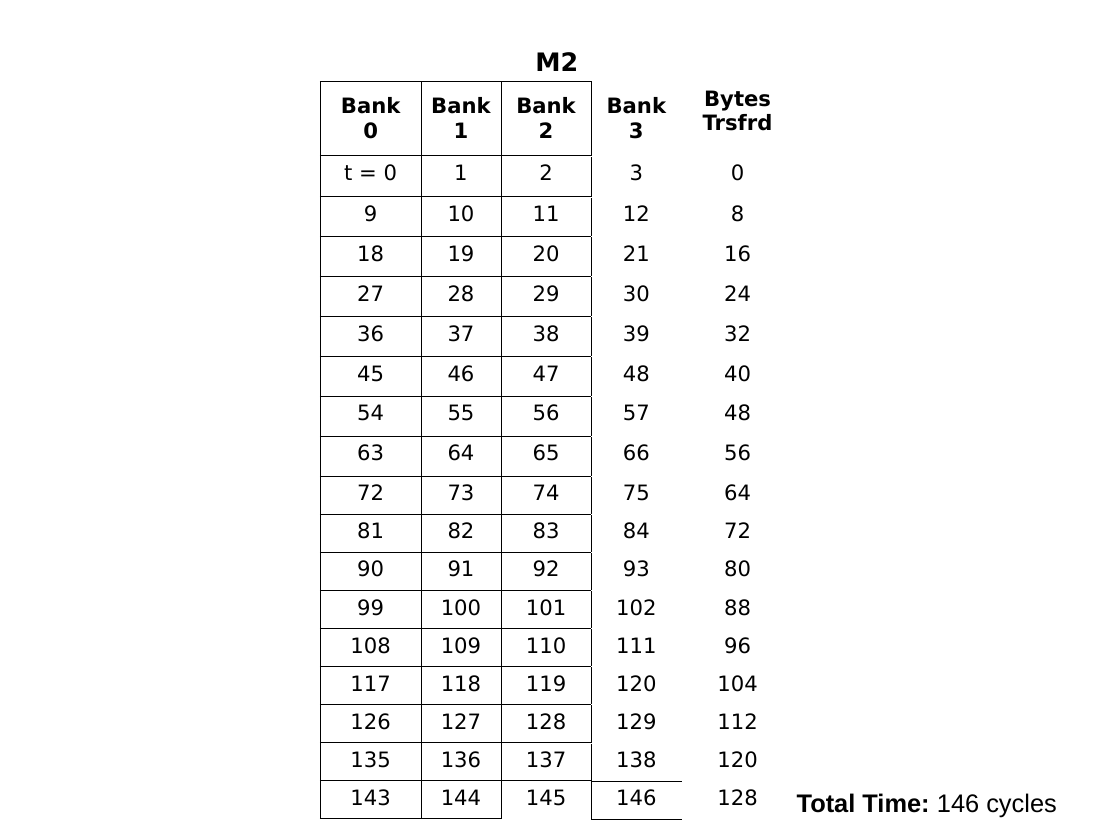
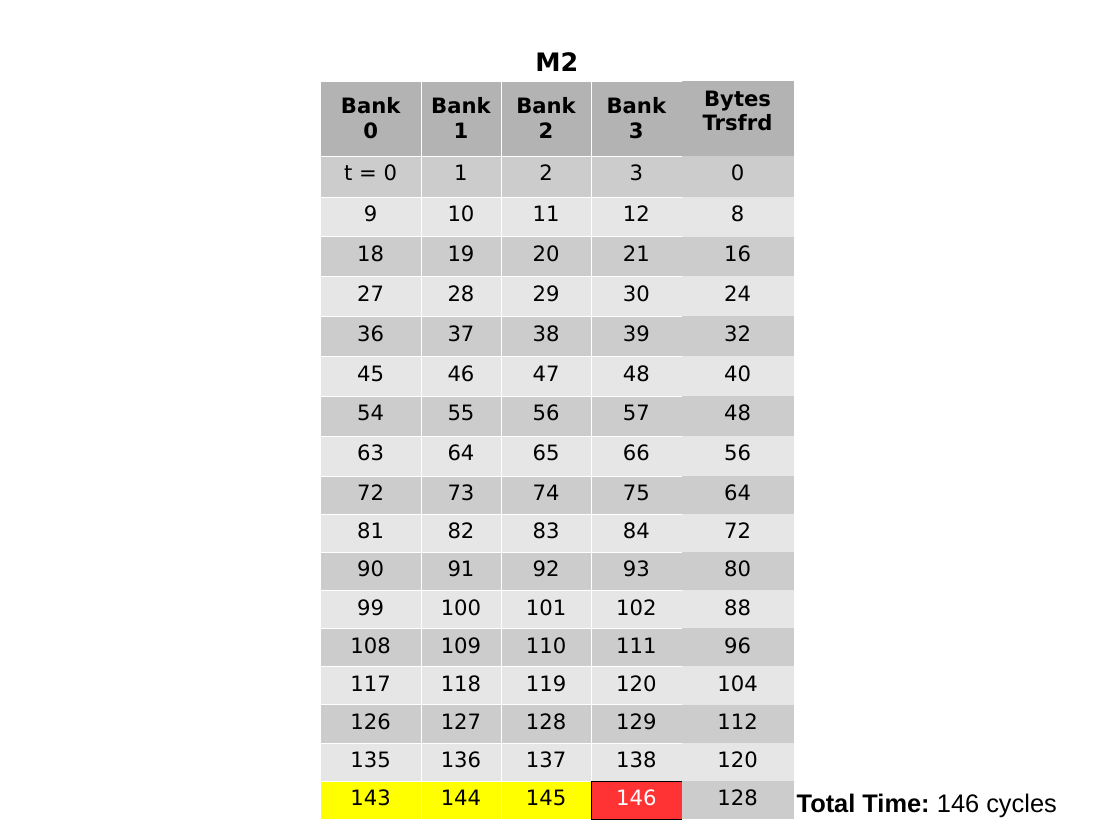
Before and after one commit to Sugarsplash/ece485, a slide deck: slide 18 of doc/presentation.odp. Drawn at 1120x840 pixels with LibreOffice and Linux fonts; fonts in the diff are those of the drawing. Boxes give left, top, right and bottom in pixels: in the first picture for what was removed or moved away, otherwise in the second. Text is boxed around its words. In the diff, an @@ line names an element or a change of style, - is before the commit and + after.

```diff
--- a/doc/presentation.odp
+++ b/doc/presentation.odp
@@ table at bbox=[320, 81, 794, 819] @@
@@ fill none to #B3B3B3 in row 1 @@
@@ fill none to #CCCCCC in 41 cells @@
@@ fill none to #E6E6E6 in 40 cells @@
@@ fill none to #FFFF00 in 3 cells @@
@@ fill none to #FF3333 in row 18, column 4 @@
@@ text colour #000000 to #FFFFFF in "146" @@
@@ borders changed @@
```
Also in this commit, not shown: 1 other slide changed, 4 slides added.
